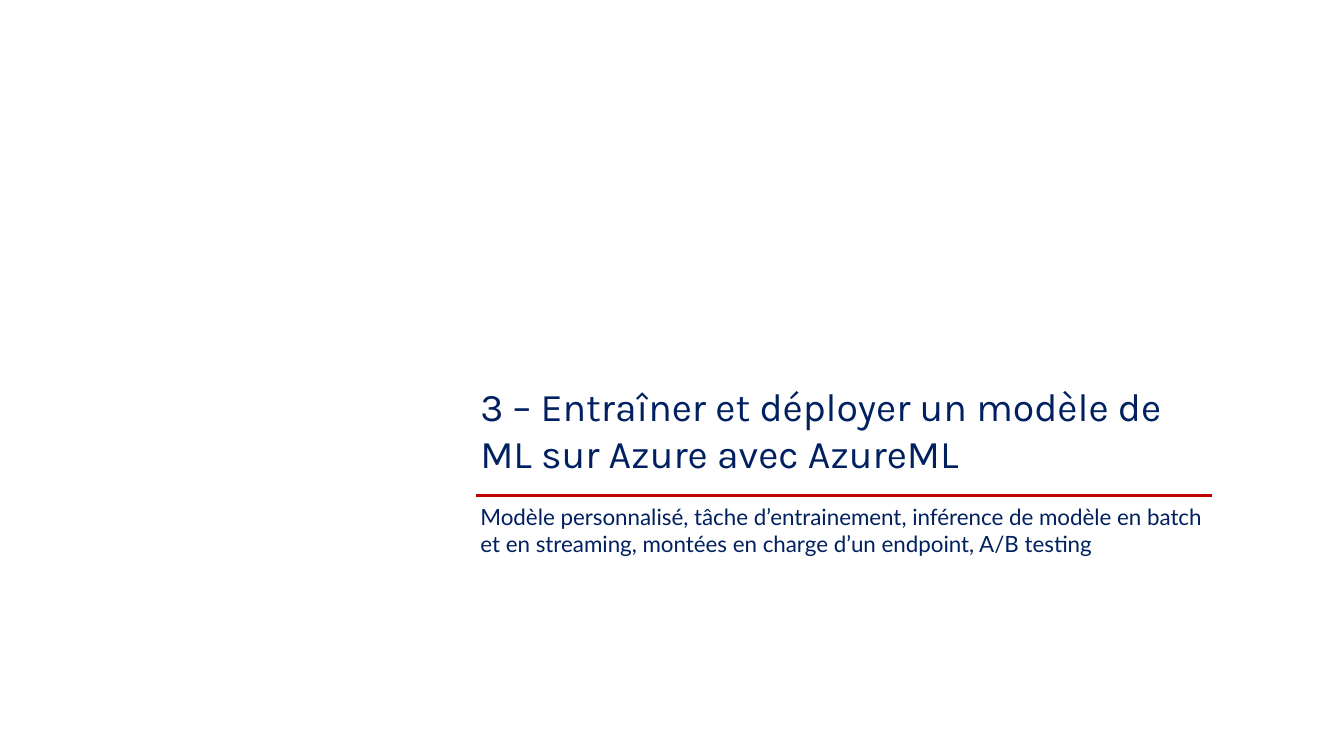
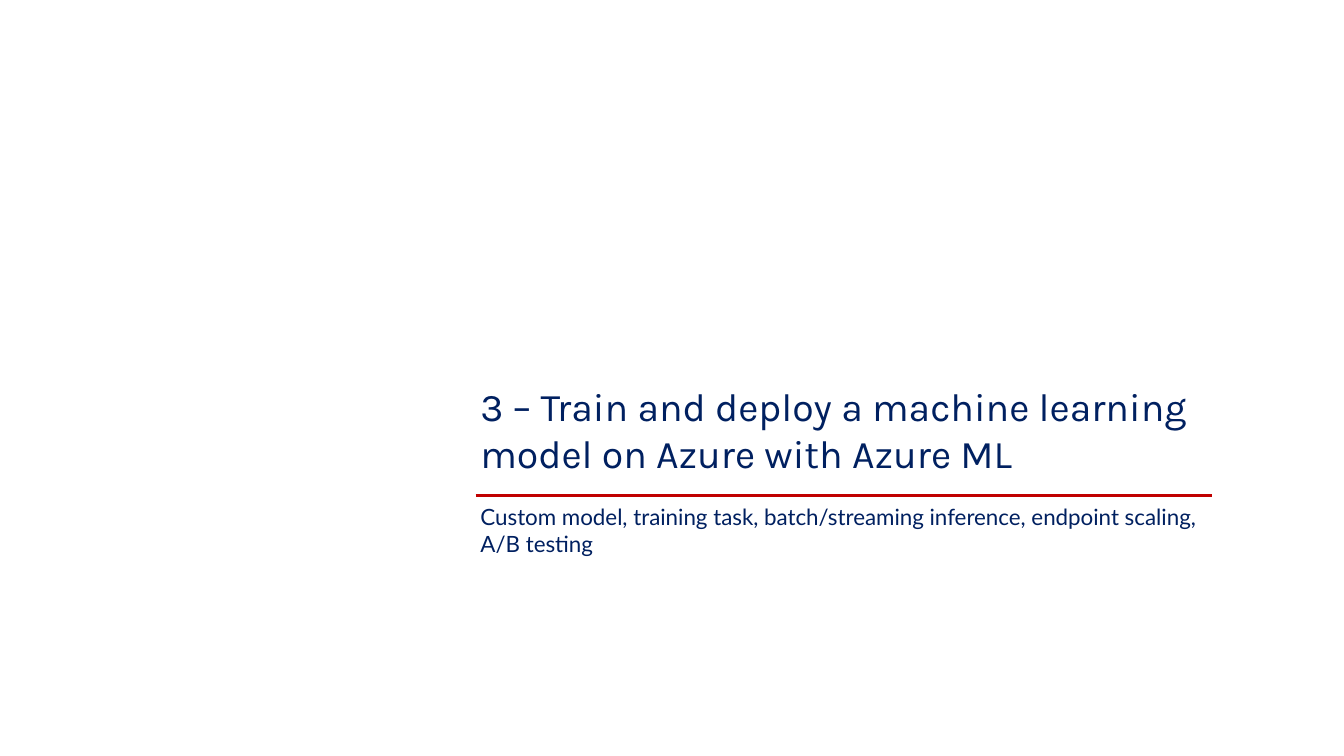
Before and after one commit to plpv/mlops-azure-course, a slide deck: slide 1 of slides/2_deploy-model_azure/2-Train and deploy ML models.pptx. Drawn at 1344x756 pixels with LibreOffice and Linux fonts; fonts in the diff are those of the drawing; background and template pictures are left out. Boxes give left, top, right and bottom in pixels: in the first picture for what was removed or moved away, otherwise in the second. Text is boxed around its words. In the diff, an @@ line names an element or a change of style, - is before the commit and + after.

```diff
--- a/slides/2_deploy-model_azure/2-Train and deploy ML models.pptx
+++ b/slides/2_deploy-model_azure/2-Train and deploy ML models.pptx
@@ title at bbox=[480, 394, 1187, 469]: text changed @@
-3 – Entraîner et déployer un modèle de ML sur Azure avec AzureML
+3 – Train and deploy a machine learning model on Azure with Azure ML
@@ text at bbox=[480, 508, 1196, 556]: text changed @@
-Modèle personnalisé, tâche d’entrainement, inférence de modèle en batch et en streaming, montées en charge d’un endpoint, A/B testing
+Custom model, training task, batch/streaming inference, endpoint scaling, A/B testing
```
Also in this commit, not shown: 13 other slides changed, 1 slide added, 1 slide removed.
